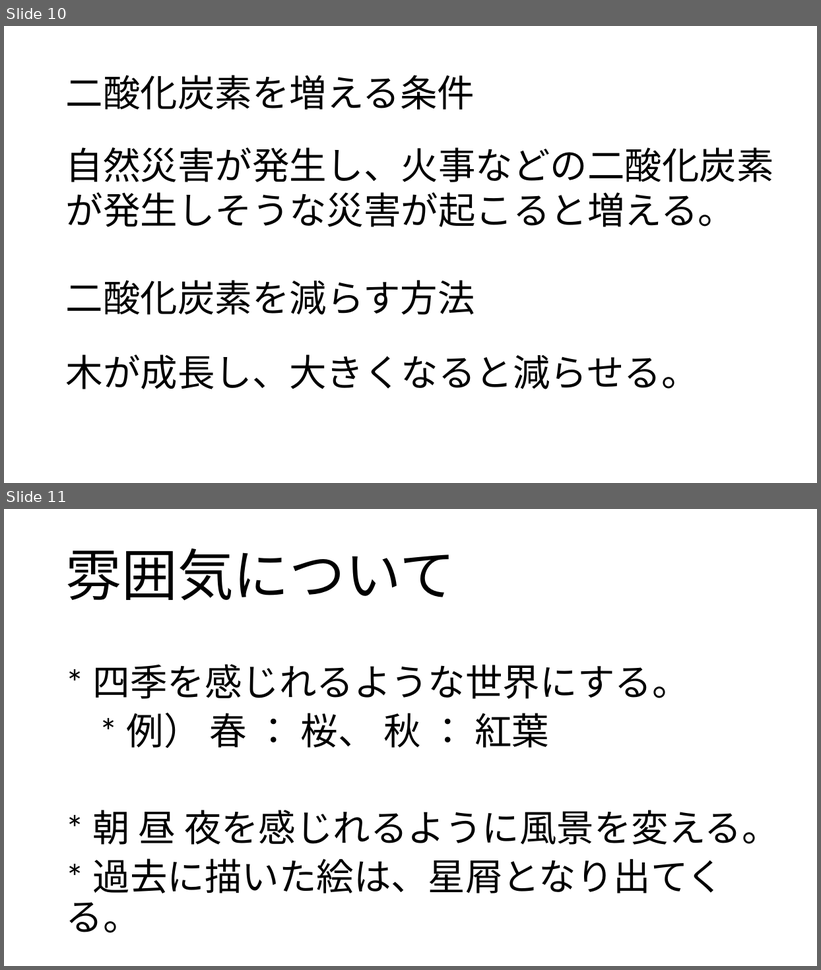
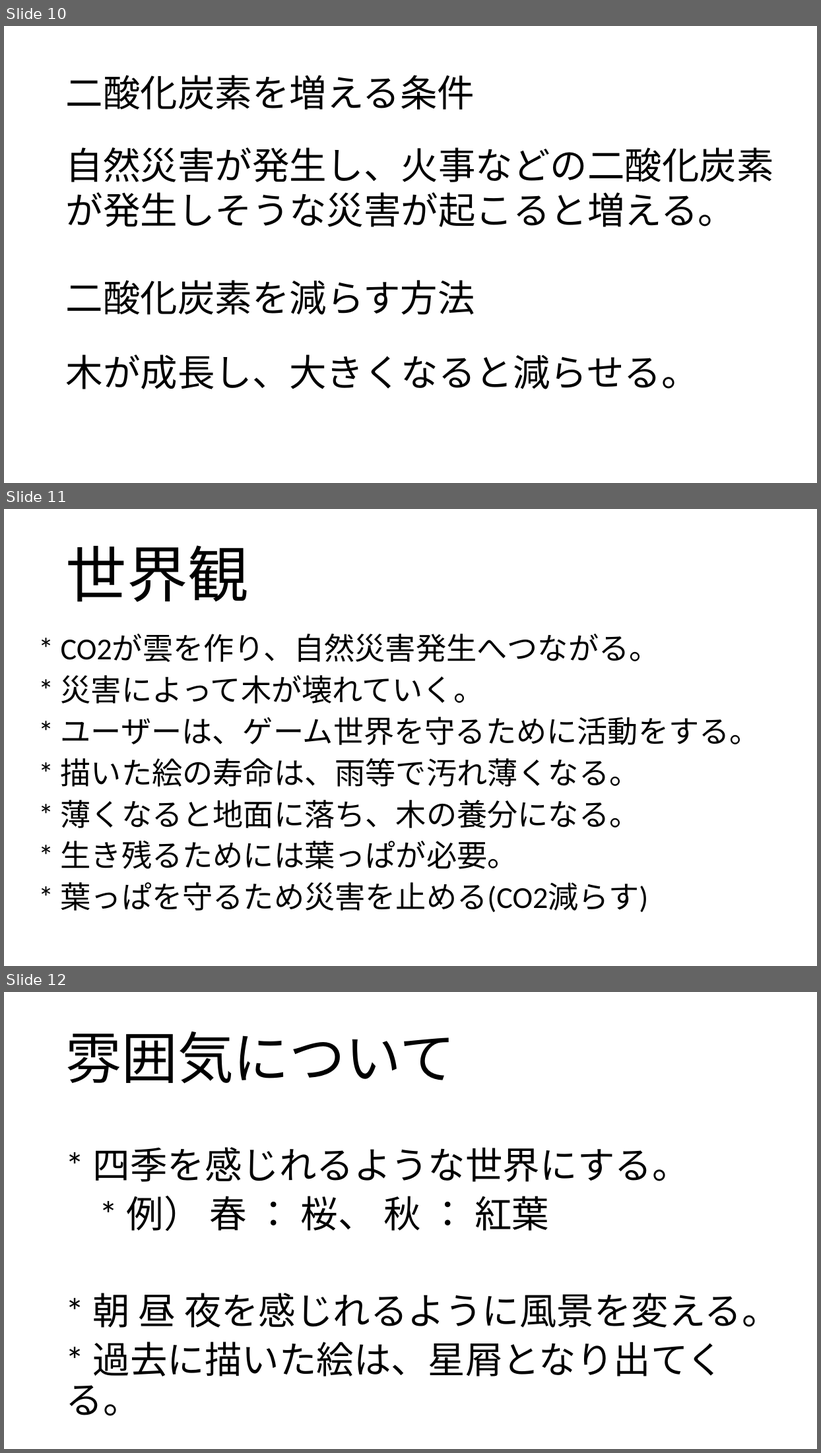
Before and after one commit to RewHiro/PicGather-Project, a slide deck: Doc/ゲーム企画書.pptx. Shown one above the other, each under a label of ours: slides 10 and 11 before the commit, slides 10, 11 and 12 after it. The pictures are 821x970 and 821x1453 pixels, drawn with LibreOffice and Linux fonts; fonts in the diff are those of the drawing. Boxes give left, top, right and bottom in pixels: in the first picture for what was removed or moved away, otherwise in the second. Text is boxed around its words. In the diff, an @@ line names an element or a change of style, - is before the commit and + after.

Commit message:
企画内容に世界観を追加

```diff
--- a/Doc/ゲーム企画書.pptx
+++ b/Doc/ゲーム企画書.pptx
@@ slide 11 added at (4,509,817,966), background #FFFFFF @@
@@ title added at (66,545,249,602), 72 pt, text #000000 @@
+世界観
@@ text added at (61,634,760,913), 36 pt, text #000000 @@
+* CO2が雲を作り、自然災害発生へつながる。
+* 災害によって木が壊れていく。
+* ユーザーは、ゲーム世界を守るために活動をする。
+* 描いた絵の寿命は、雨等で汚れ薄くなる。
+* 薄くなると地面に落ち、木の養分になる。
+* 生き残るためには葉っぱが必要。
+* 葉っぱを守るため災害を止める(CO2減らす)
@@ what was slide 11 is now slide 12 @@
```
Also in this commit, not shown: 1 slide changed, 1 other file.
